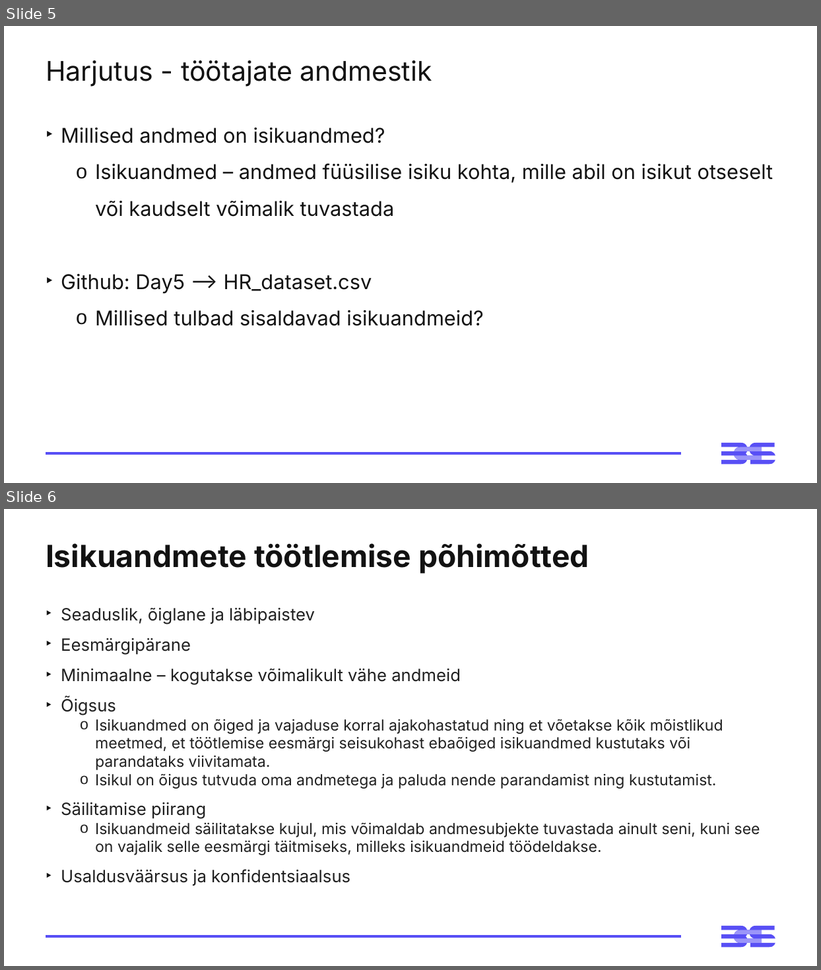
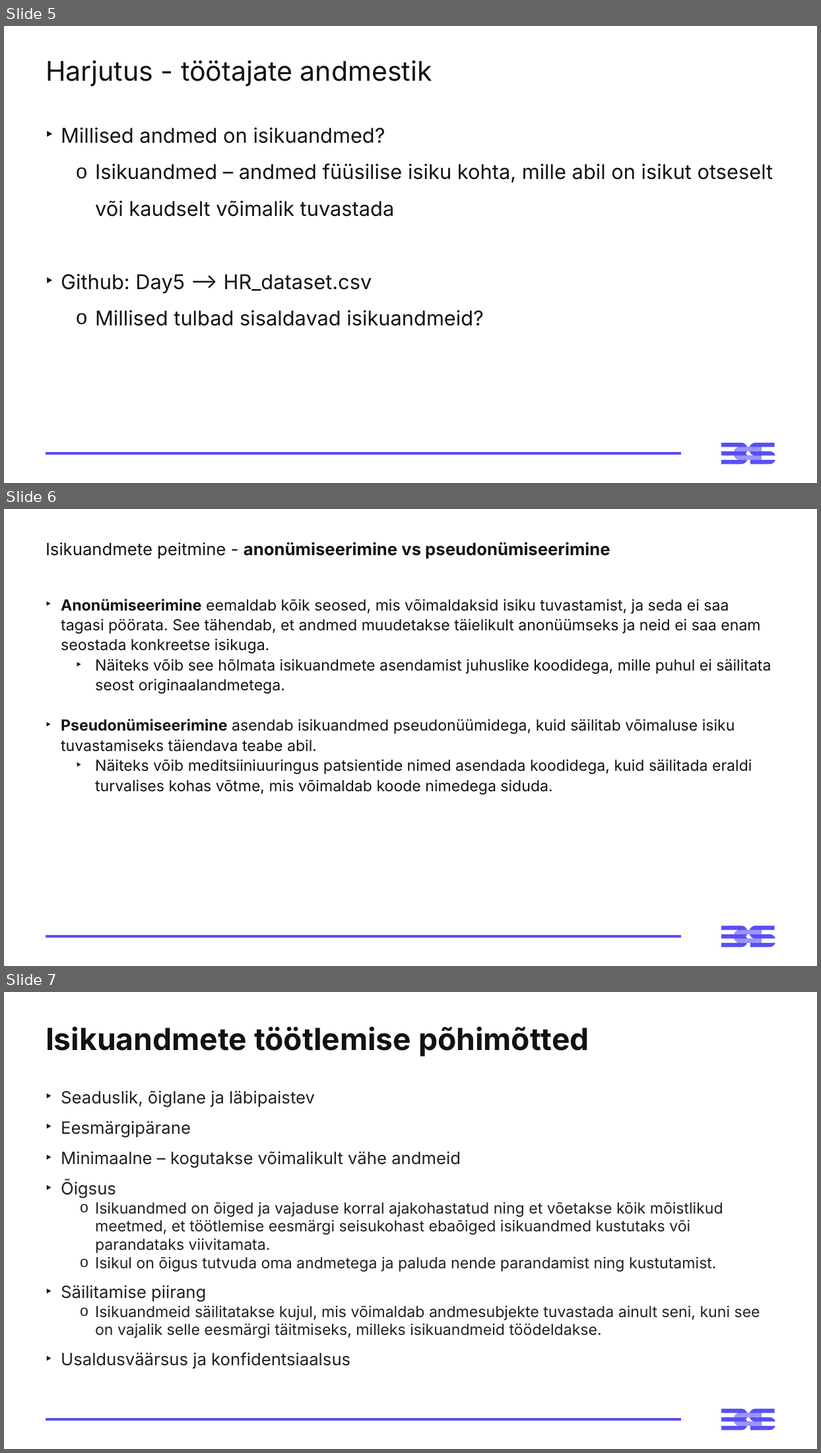
Before and after one commit to virverani/andmetarkus, a slide deck: Day14/14-paev-andmetarkus-esitlus.pptx. Shown one above the other, each under a label of ours: slides 5 and 6 before the commit, slides 5, 6 and 7 after it. The pictures are 821x970 and 821x1453 pixels, drawn with LibreOffice and Linux fonts; fonts in the diff are those of the drawing. Boxes give left, top, right and bottom in pixels: in the first picture for what was removed or moved away, otherwise in the second. Text is boxed around its words. In the diff, an @@ line names an element or a change of style, - is before the commit and + after.

```diff
--- a/Day14/14-paev-andmetarkus-esitlus.pptx
+++ b/Day14/14-paev-andmetarkus-esitlus.pptx
@@ slide 6 added at bbox=[4, 509, 817, 966], background #FFFFFF; not listed: 3 template elements that a slide beside it also shows @@
@@ title added at bbox=[46, 542, 610, 559], 20 pt, text #121212, bold @@
+Isikuandmete peitmine - anonümiseerimine vs pseudonümiseerimine
@@ text added at bbox=[61, 599, 771, 795], 18 pt, text #121212 @@
+‣ Anonümiseerimine eemaldab kõik seosed, mis võimaldaksid isiku tuvastamist, ja seda ei saa tagasi pöörata. See tähendab, et andmed muudetakse täielikult anonüümseks ja neid ei saa enam seostada konkreetse isikuga.
+  ‣ Näiteks võib see hõlmata isikuandmete asendamist juhuslike koodidega, mille puhul ei säilitata seost originaalandmetega.
+‣ Pseudonümiseerimine asendab isikuandmed pseudonüümidega, kuid säilitab võimaluse isiku tuvastamiseks täiendava teabe abil.
+  ‣ Näiteks võib meditsiiniuuringus patsientide nimed asendada koodidega, kuid säilitada eraldi turvalises kohas võtme, mis võimaldab koode nimedega siduda.
@@ what was slide 6 is now slide 7 @@
```
Also in this commit, not shown: 1 other file.
